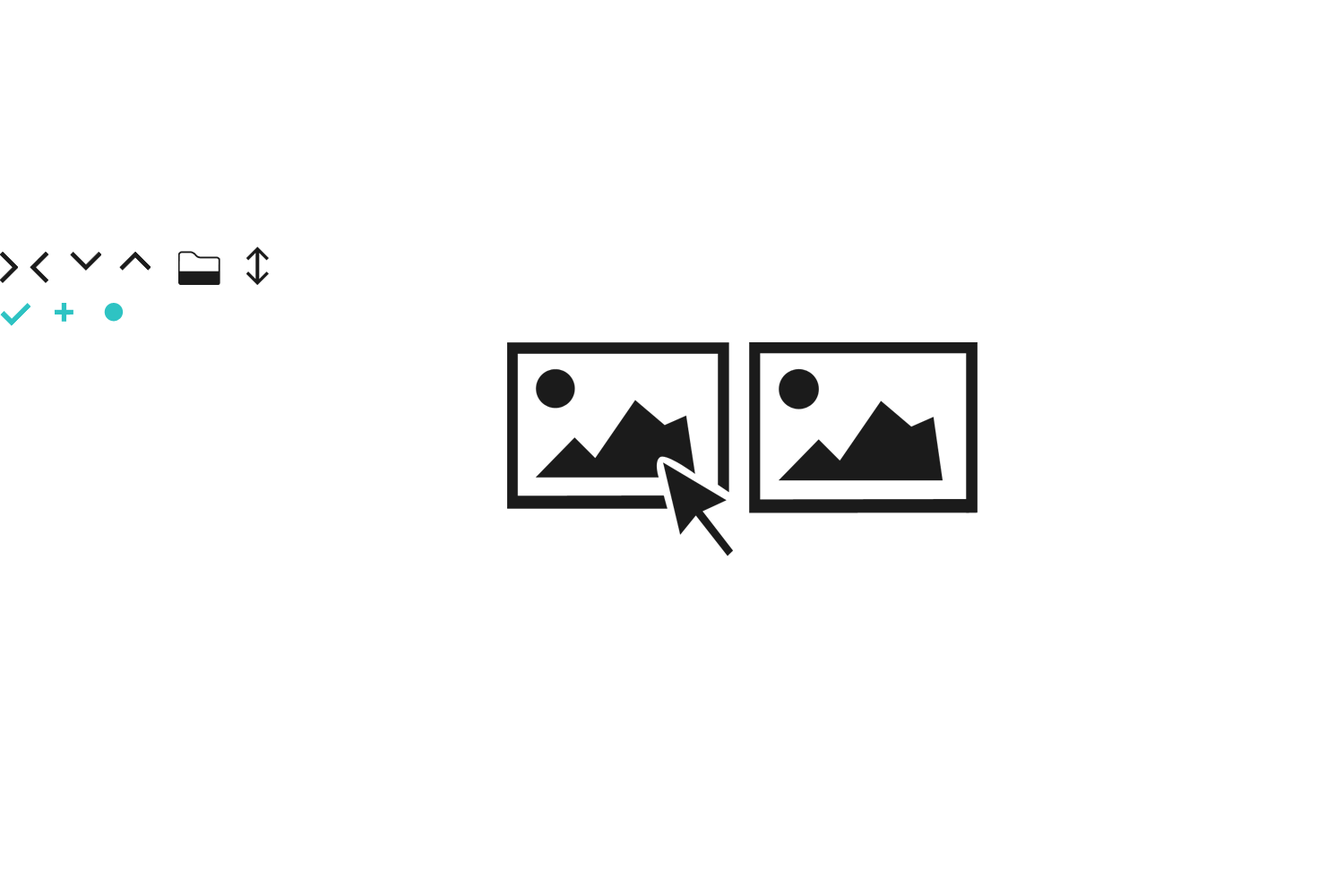
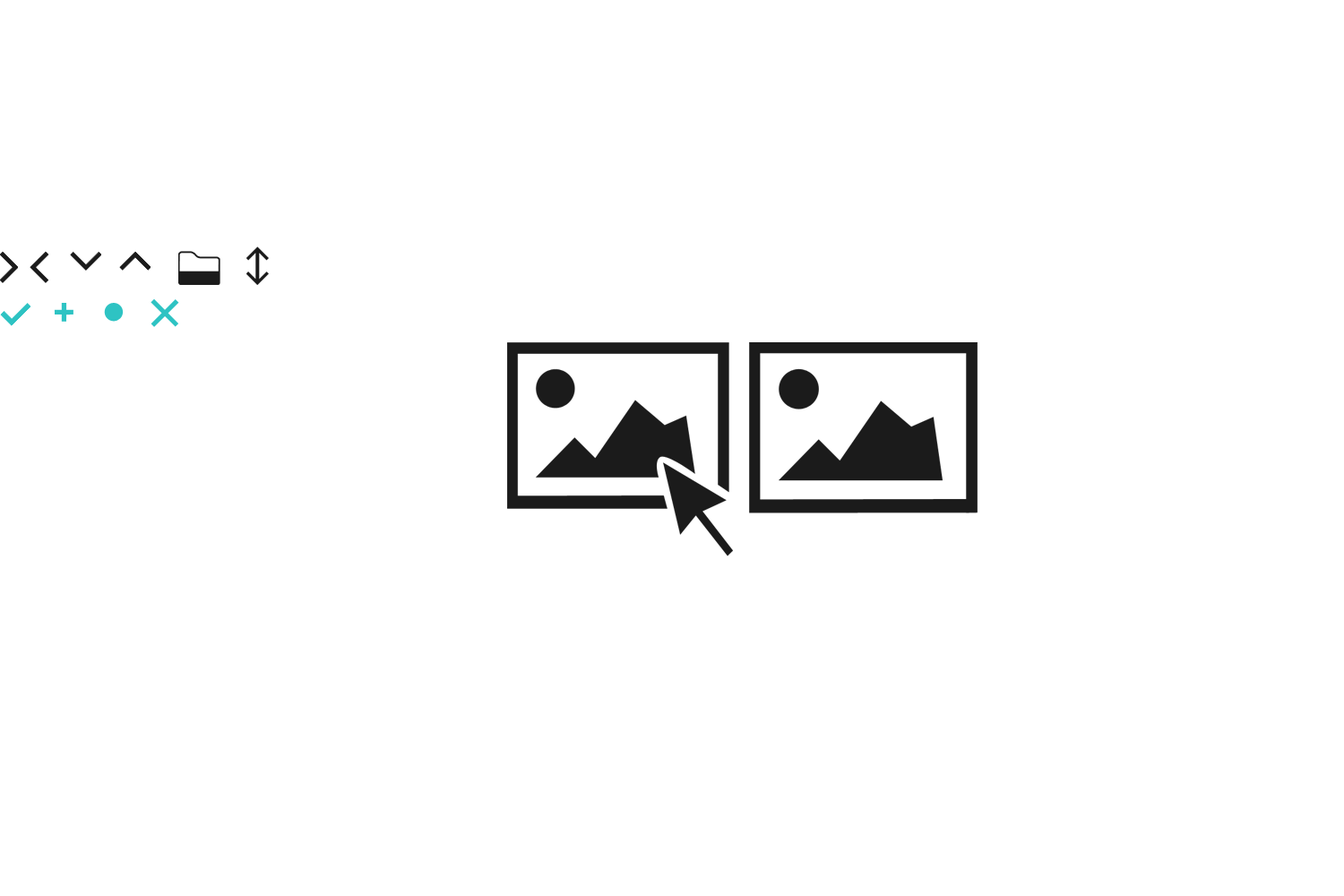
Revision of a layered (1344, 896) image; what changed, layer by layer:
added layer "Shape 5 copy" in group "teal" over [150, 298, 180, 327]
